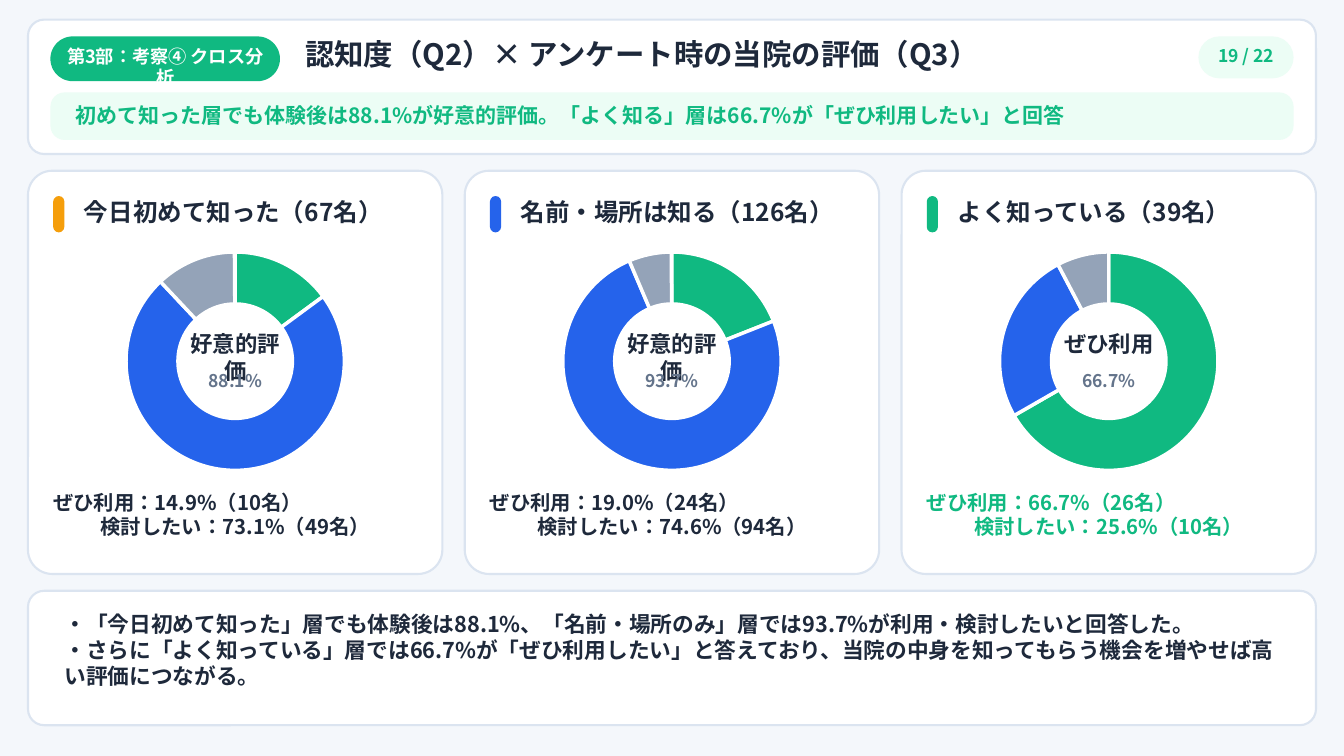
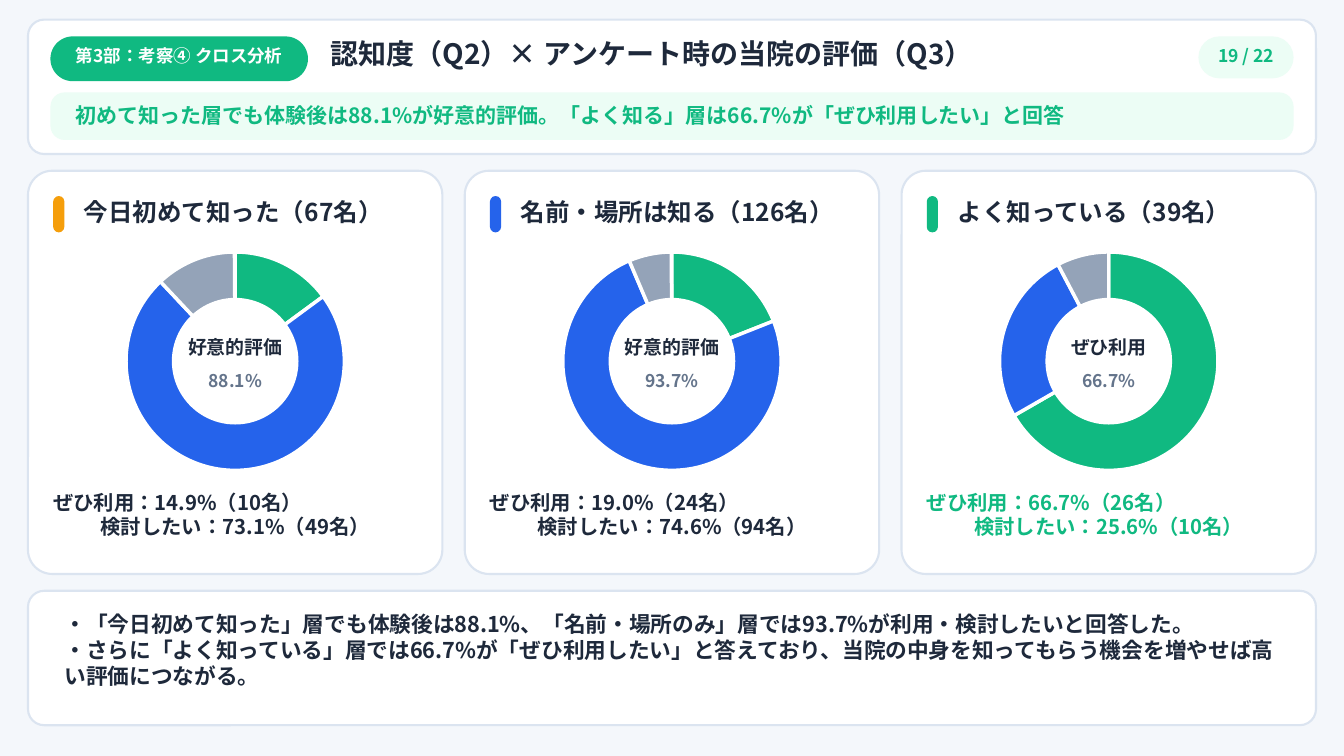
Before and after one commit to noriyukihoshina/yachiyo-survey-analyzer, a slide deck: slide 19 of 八千代リハビリテーション病院_どーんと祭出展結果報告_四役プレゼン.pptx. Drawn at 1344x756 pixels with LibreOffice and Linux fonts; fonts in the diff are those of the drawing. Boxes give left, top, right and bottom in pixels: in the first picture for what was removed or moved away, otherwise in the second. Text is boxed around its words. In the diff, an @@ line names an element or a change of style, - is before the commit and + after.

```diff
--- a/八千代リハビリテーション病院_どーんと祭出展結果報告_四役プレゼン.pptx
+++ b/八千代リハビリテーション病院_どーんと祭出展結果報告_四役プレゼン.pptx
@@ text "第3部：考察④ クロス分析" at (76,47,282,64): size 13 to 12.5 pt @@
@@ rounded rectangle: place and size @@
-rounded rectangle at (50,36,280,81)
+rounded rectangle at (50,36,309,81)
@@ text "認知度（Q2）× アンケート時の当院の評価（Q3）": place and size @@
-text "認知度（Q2）× アンケート時の当院の評価（Q3）" at (305,40,978,71)
+text "認知度（Q2）× アンケート時の当院の評価（Q3）" at (330,40,973,70)
@@ text "認知度（Q2）× アンケート時の当院の評価（Q3）" at (330,40,973,70): size 21 to 20 pt @@
@@ ellipse: place and size @@
-ellipse at (176,302,294,420)
+ellipse at (172,298,299,425)
@@ ellipse: place and size @@
-ellipse at (613,302,731,420)
+ellipse at (609,298,736,425)
@@ ellipse: place and size @@
-ellipse at (1050,302,1168,420)
+ellipse at (1046,298,1173,425)
@@ size 16 to 13.5 pt in 3 elements at (1071,338,1146,356), (188,338,282,356), (625,338,719,356) @@
@@ text "ぜひ利用": place and size @@
-text "ぜひ利用" at (1064,333,1153,354)
+text "ぜひ利用" at (1071,338,1146,356)
@@ text "88.1%" rewrapped from (208,369,261,387) to (208,374,261,387) @@
@@ text "93.7%" rewrapped from (645,369,698,387) to (645,374,698,387) @@
```
Also in this commit, not shown: 20 other slides changed, 2 other files.
